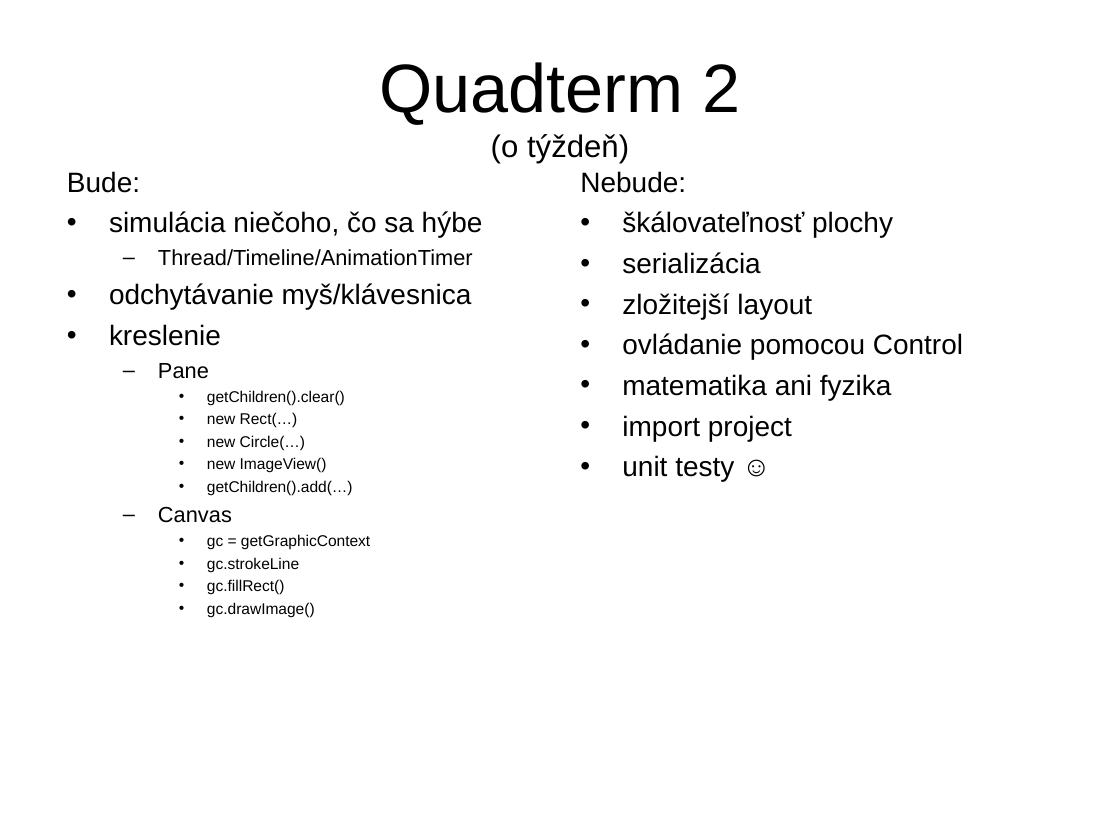
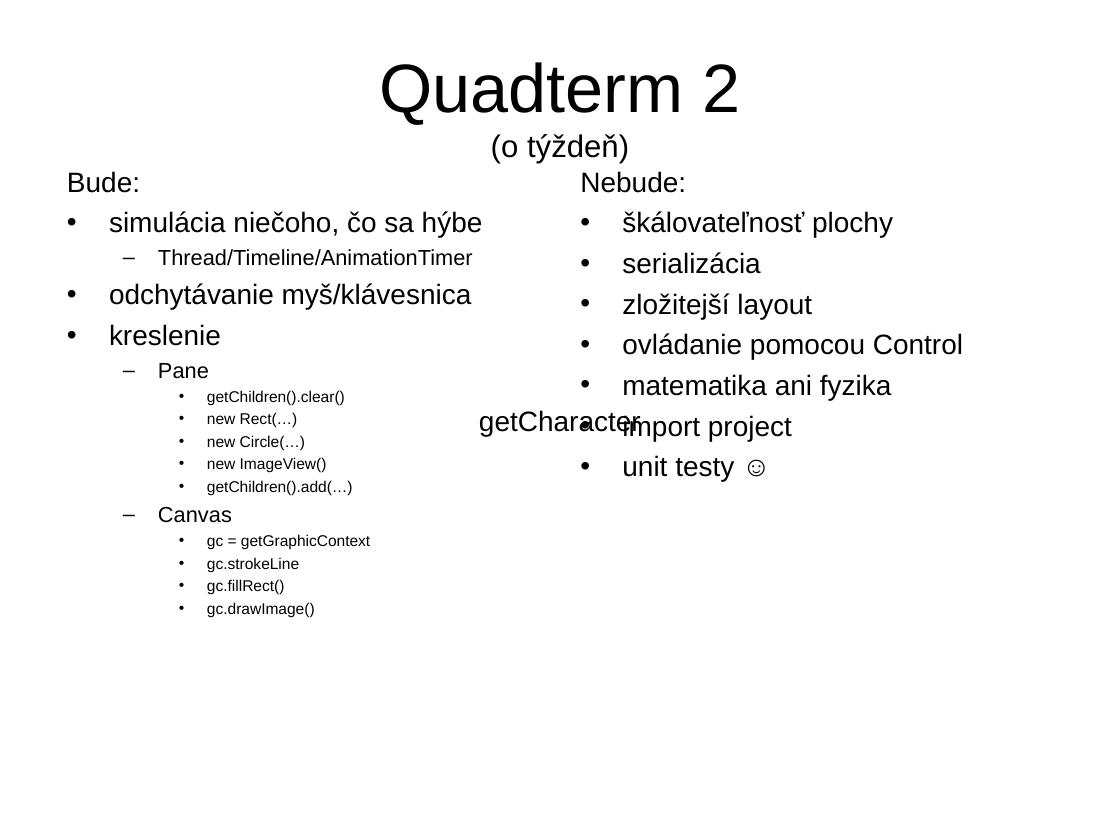
Before and after one commit to Programovanie4/Prednasky, a slide deck: slide 35 of 10/10_java.ppt (slide 36 before the commit). Drawn at 1120x840 pixels with LibreOffice and Linux fonts; fonts in the diff are those of the drawing. Boxes give left, top, right and bottom in pixels: in the first picture for what was removed or moved away, otherwise in the second. Text is boxed around its words. In the diff, an @@ line names an element or a change of style, - is before the commit and + after.

```diff
--- a/10/10_java.ppt
+++ b/10/10_java.ppt
@@ text added at (479, 410, 641, 436), 18 pt, text #000000 @@
+getCharacter
```
Also in this commit, not shown: 1 slide removed, 1 other file.
